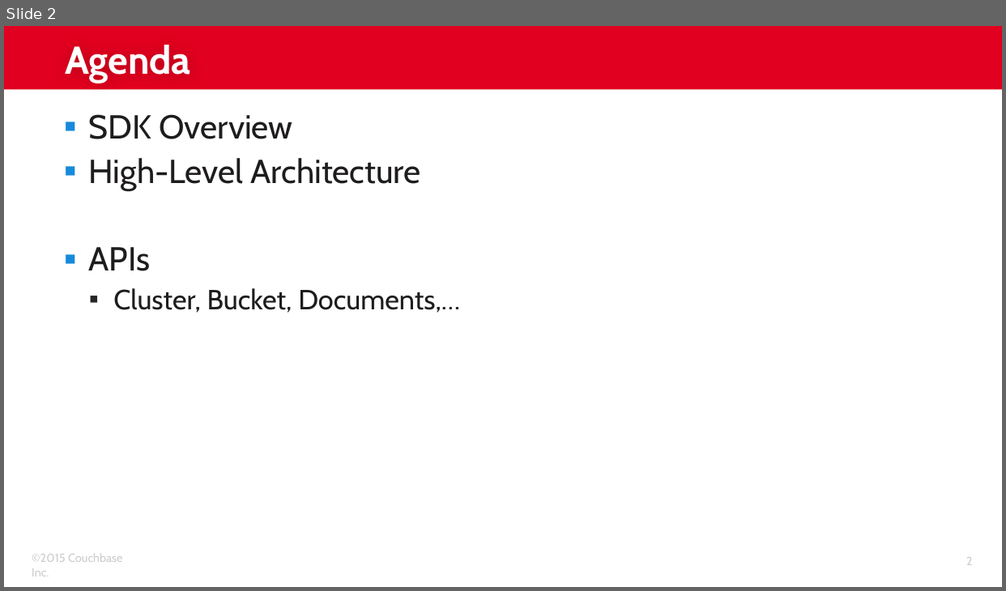
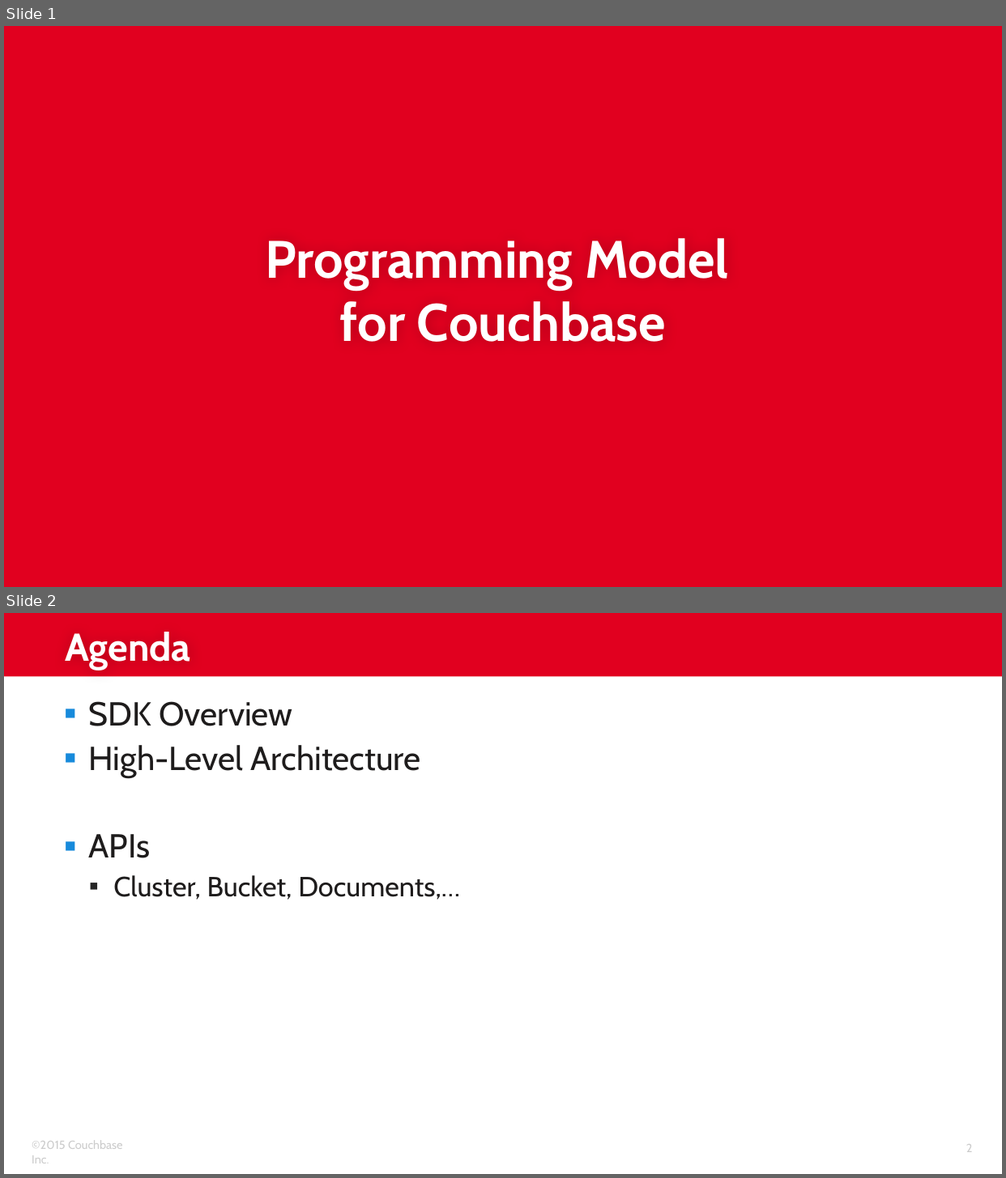
Before and after one commit to subalakr/workshop, a slide deck: server/presentations/03_SDKs.pptx. Shown one above the other, each under a label of ours: slide 2 before the commit, slides 1 and 2 after it. The pictures are 1006x591 and 1006x1178 pixels, drawn with LibreOffice and Linux fonts; fonts in the diff are those of the drawing; background and template pictures are left out. Boxes give left, top, right and bottom in pixels: in the first picture for what was removed or moved away, otherwise in the second. Text is boxed around its words. In the diff, an @@ line names an element or a change of style, - is before the commit and + after.

```diff
--- a/server/presentations/03_SDKs.pptx
+++ b/server/presentations/03_SDKs.pptx
@@ slide 1 added at bbox=[4, 26, 1002, 587], background #E1001F @@
@@ title added at bbox=[265, 238, 729, 342], 38 pt, text #FFFFFF, bold @@
+Programming Model
+for Couchbase
```
Also in this commit, not shown: 11 other slides added, 13 slides removed.
